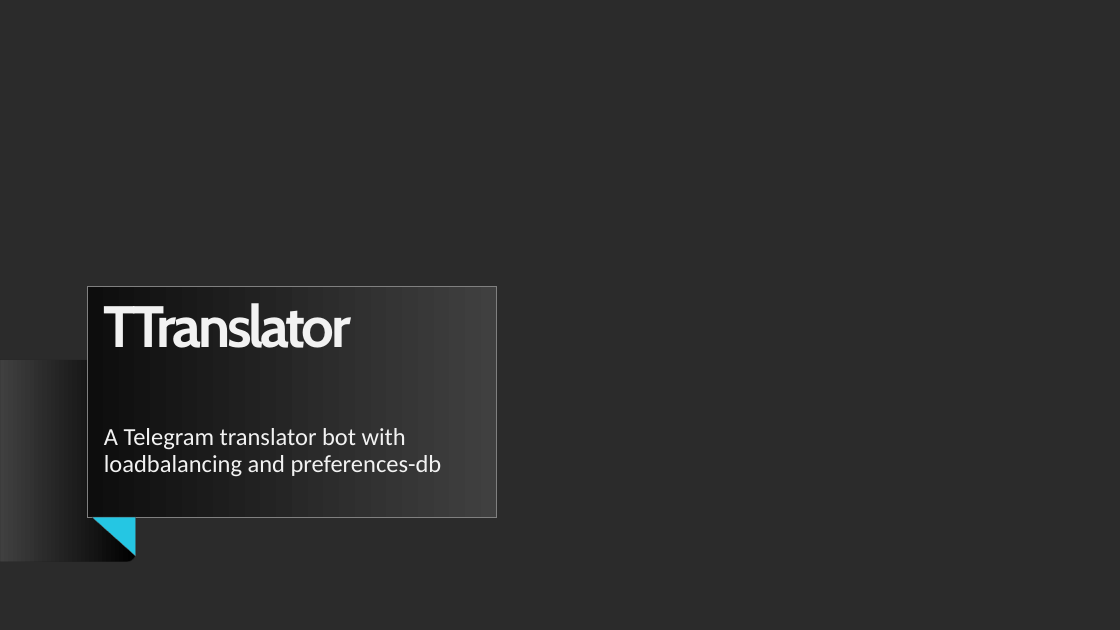
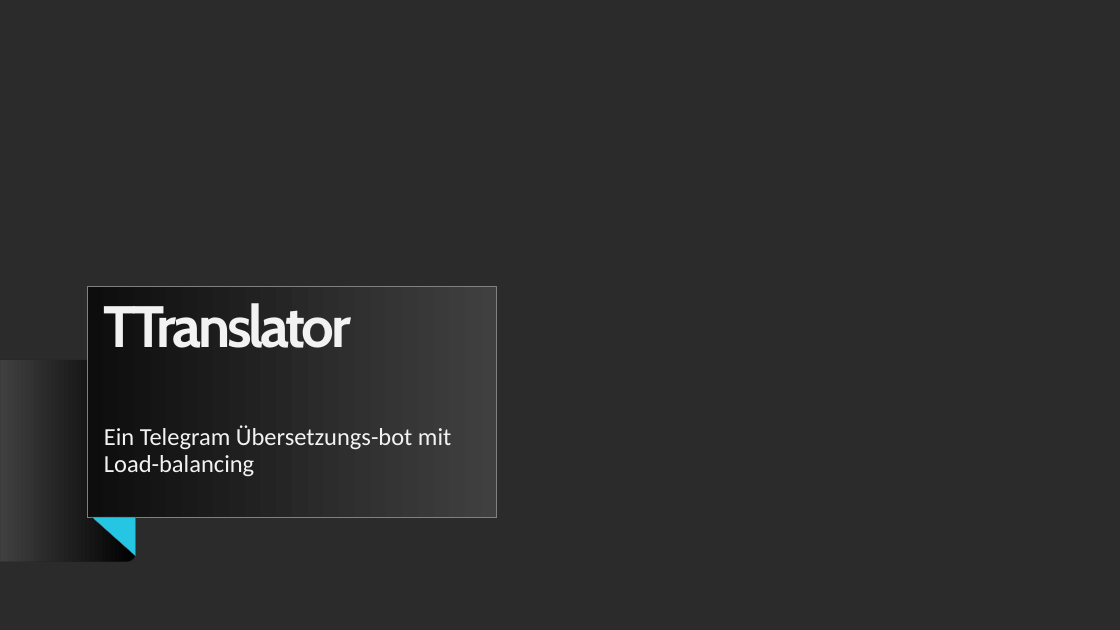
Before and after one commit to CrossField1973/NodejsMessageTranslator, a slide deck: slide 1 of TTranslator.pptx. Drawn at 1120x630 pixels with LibreOffice and Linux fonts; fonts in the diff are those of the drawing; background and template pictures are left out; a plain dark background stands for a picture behind light text. Boxes give left, top, right and bottom in pixels: in the first picture for what was removed or moved away, otherwise in the second. Text is boxed around its words. In the diff, an @@ line names an element or a change of style, - is before the commit and + after.

```diff
--- a/TTranslator.pptx
+++ b/TTranslator.pptx
@@ subtitle at (104,426,451,477): text changed @@
-A Telegram translator bot with loadbalancing and preferences-db
+Ein Telegram Übersetzungs-bot mit Load-balancing
```
Also in this commit, not shown: 5 other slides changed, 4 slides added, 7 slides removed.
